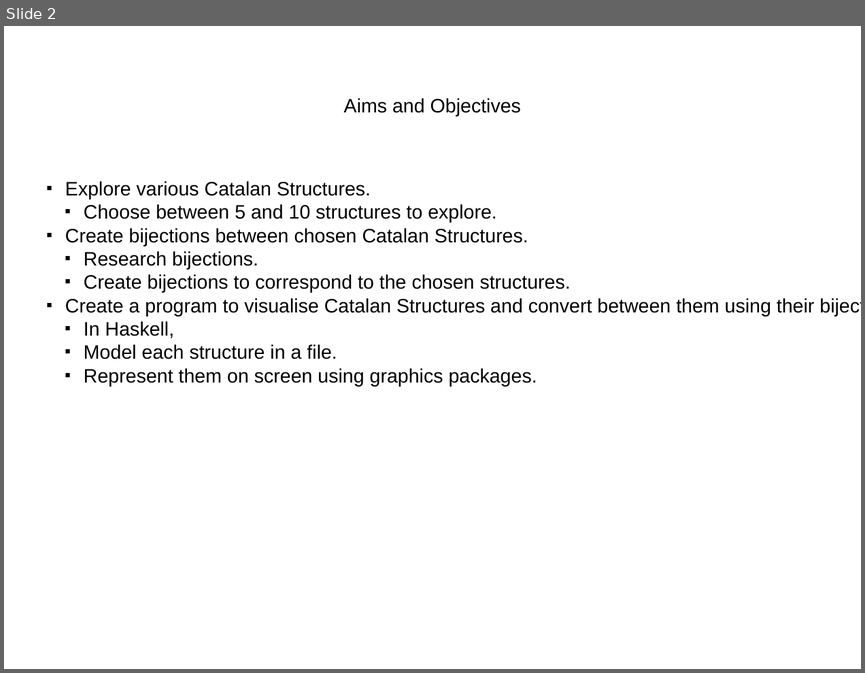
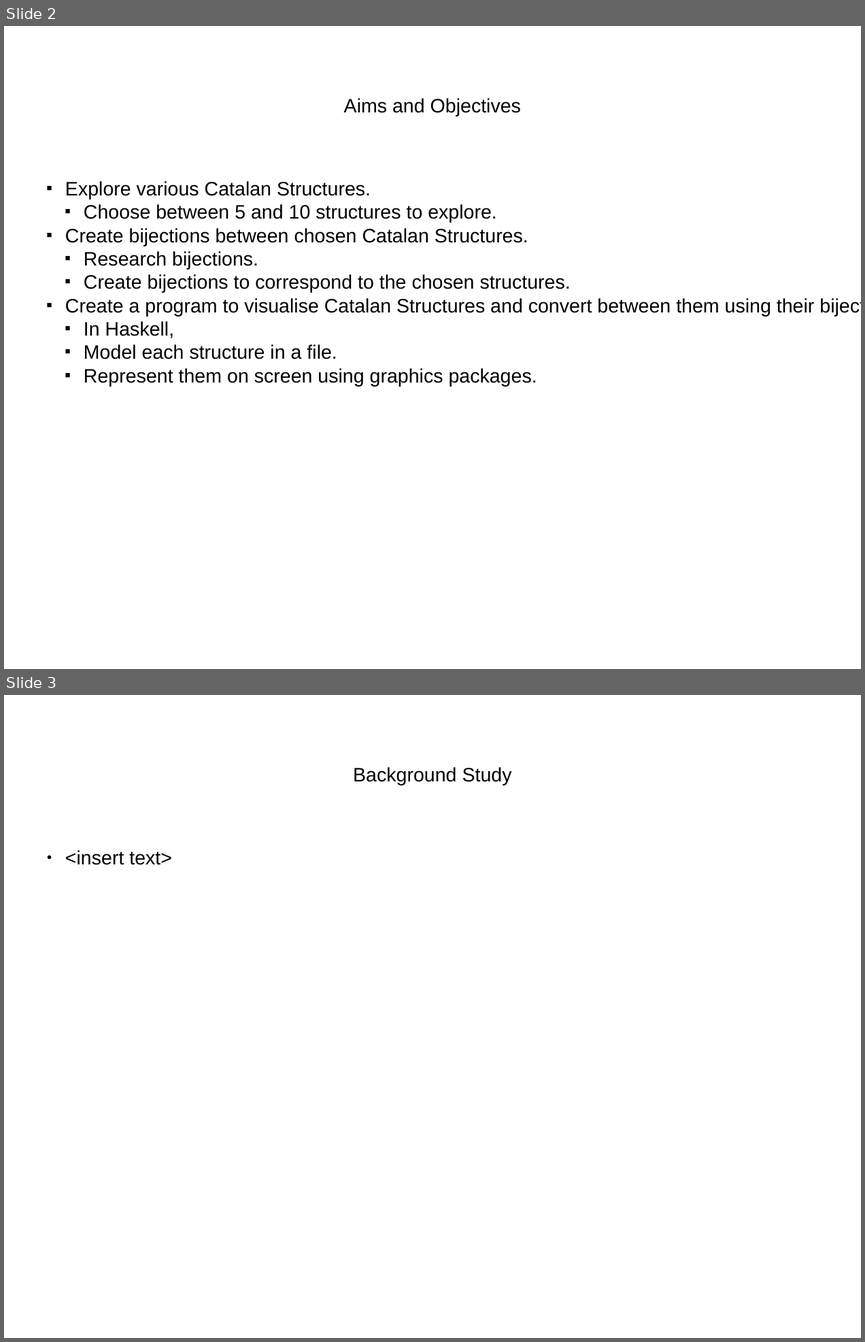
Before and after one commit to patons02/catalan-structures, a slide deck: posterPresentation/posterPresentation.pptx. Shown one above the other, each under a label of ours: slide 2 before the commit, slides 2 and 3 after it. The pictures are 865x673 and 865x1342 pixels, drawn with LibreOffice and Linux fonts; fonts in the diff are those of the drawing. Boxes give left, top, right and bottom in pixels: in the first picture for what was removed or moved away, otherwise in the second. Text is boxed around its words. In the diff, an @@ line names an element or a change of style, - is before the commit and + after.

```diff
--- a/posterPresentation/posterPresentation.pptx
+++ b/posterPresentation/posterPresentation.pptx
@@ slide 3 added at box(4, 695, 861, 1338), background #FFFFFF @@
@@ text added at box(353, 767, 512, 785), 18 pt, text #000000 @@
+Background Study
@@ text added at box(65, 850, 172, 865), 18 pt, text #000000 @@
+● <insert text>
```
Also in this commit, not shown: 7 other slides added.
